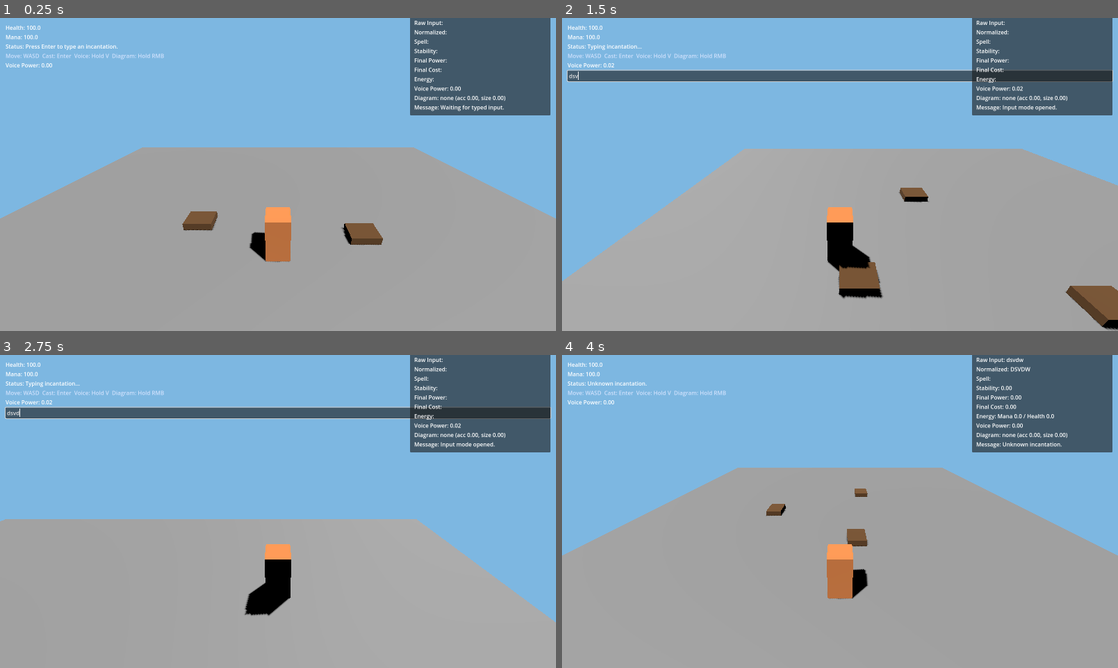
Above: before the commit, frames 1-4 (two rows, left to right).
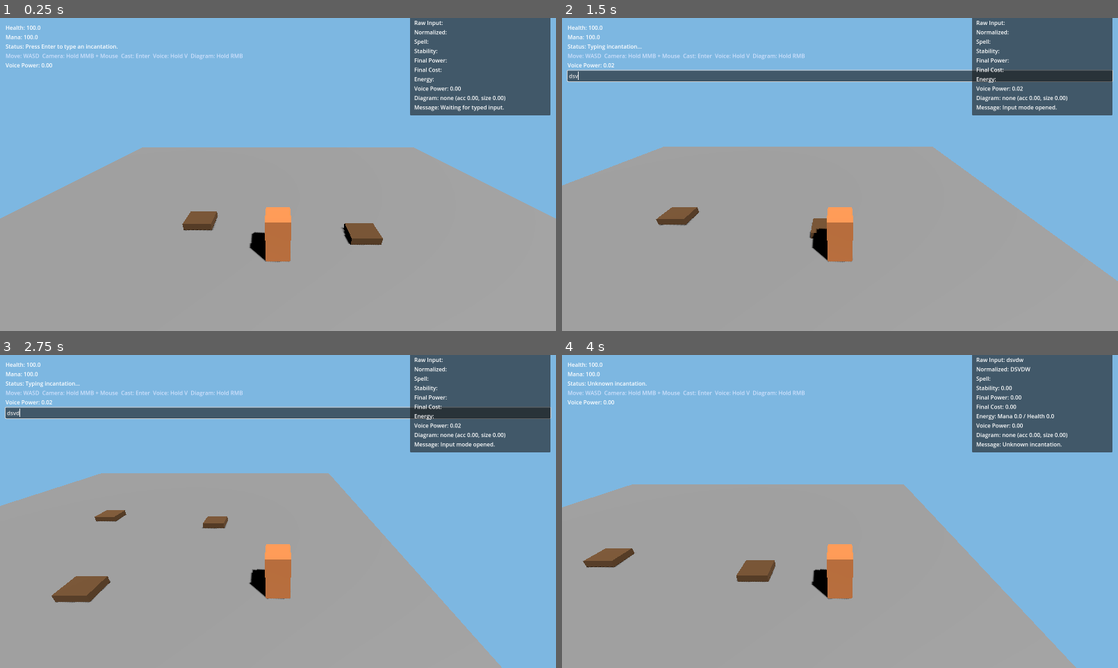
Above: after the commit, the same moments.

Repository: sh4d0w28/the-magic-engine
Game: Godot game, scene res://scenes/Main.tscn
Same seed, same stepped clock (60 frames per second), same inputs: the game is played once before the commit and once after it.
Inputs (mouse positions are in pixels of both pictures, inside the frame that each line leads up to):
- Up to frame 1 (0.25 s): no input
- Up to frame 2 (1.5 s): tap Enter at 0.5 s; move the mouse to (962, 158) at 0.52 s; hold D (move_right) 0.53-1.28 s; hold Middle mouse button (camera_orbit, bound only after the com… 0.53-1.28 s; click (962, 158) at 0.67 s; move the mouse to (728, 190) at 1.27 s; hold S (move_back) from 1.28 s (still down); tap V (voice_charge) at 1.35 s; click (728, 190) at 1.42 s
- Up to frame 3 (2.75 s): tap Middle mouse button (camera_orbit, bound only after the com… at 1.55 s; move the mouse to (333, 442) at 2.02 s; release S (move_back) at 2.03 s; hold D (move_right) from 2.03 s (still down); hold Middle mouse button (camera_orbit, bound only after the com… from 2.03 s (still down); click (333, 442) at 2.17 s
- Up to frame 4 (4 s): move the mouse to (812, 574) at 2.77 s; release D (move_right) at 2.78 s; release Middle mouse button (camera_orbit, bound only after the com… at 2.78 s; hold W (move_forward) 2.78-3.53 s; tap Enter at 2.85 s; click (812, 574) at 2.92 s; tap Middle mouse button (camera_orbit, bound only after the com… at 3.05 s; move the mouse to (1006, 558) at 3.52 s; hold A (move_left) from 3.53 s (still down); hold Middle mouse button (camera_orbit, bound only after the com… from 3.53 s (still down); click (1006, 558) at 3.67 s

The runs differ from the first frame. In frame 1, 0.2% of the frame differs, in the area x 8-44%, y 11-14%; in frame 2, 16%; in frame 3, 17%; in frame 4, 17%, in the area x 0-100%, y 11-100%.

Commit message:
fix: switch to mouse orbit camera controls

Diff:
--- a/project.godot
+++ b/project.godot
@@ -40,6 +40,10 @@
 "deadzone": 0.5,
 "events": [Object(InputEventKey,"resource_local_to_scene":false,"resource_name":"","device":-1,"window_id":0,"alt_press …(193 unchanged characters)…
 }
+camera_orbit={
+"deadzone": 0.5,
+"events": [Object(InputEventMouseButton,"resource_local_to_scene":false,"resource_name":"","device":-1,"window_id":0,"alt_pressed":false,"shift_pressed":false,"ctrl_pressed":false,"meta_pressed":false,"button_mask":4,"position":Vector2(0, 0),"global_position":Vector2(0, 0),"factor":1.0,"button_index":3,"canceled":false,"pressed":false,"double_click":false,"script":null)]
+}
 
 [rendering]
 
--- a/scenes/ui/HUD.tscn
+++ b/scenes/ui/HUD.tscn
@@ -40,7 +40,7 @@
 
 [node name="ControlsLabel" type="Label" parent="MarginContainer/VBoxContainer"]
 layout_mode = 2
-text = "Move: WASD  Cast: Enter  Voice: Hold V  Diagram: Hold RMB"
+text = "Move: WASD  Camera: Hold MMB + Mouse  Cast: Enter  Voice: Hold V  Diagram: Hold RMB"
 
 [node name="VoicePowerLabel" type="Label" parent="MarginContainer/VBoxContainer"]
 layout_mode = 2
--- a/scripts/player/PlayerController.gd
+++ b/scripts/player/PlayerController.gd
@@ -6,27 +6,30 @@
 @export var movement_speed: float = 6.5
 @export var acceleration: float = 18.0
 @export var deceleration: float = 22.0
-@export var turn_speed: float = 9.0
+@export var mouse_sensitivity: float = 0.0045
+@export var max_camera_pitch_degrees: float = 55.0
 
 var _gravity: float = ProjectSettings.get_setting("physics/3d/default_gravity")
 
 @onready var _energy_system: Node = $EnergySystem
+@onready var _camera_pivot: Node3D = $CameraPivot
+
+var _camera_pitch_radians := deg_to_rad(-25.0)
 
 
 func _ready() -> void:
 	add_to_group("player_controller")
 	if _energy_system.has_signal("changed"):
 		_energy_system.changed.connect(_on_energy_changed)
+	_camera_pitch_radians = _camera_pivot.rotation.x
 	_on_energy_changed(get_health(), get_mana())
 
 
 func _physics_process(delta: float) -> void:
 	var input_vector := Input.get_vector("move_left", "move_right", "move_forward", "move_back")
-
-	var move_direction := Vector3(input_vector.x, 0.0, input_vector.y)
+	var move_direction := _get_camera_relative_direction(input_vector)
 	if move_direction != Vector3.ZERO:
 		move_direction = move_direction.normalized()
-		_rotate_toward_direction(move_direction, delta)
 
 	var desired_velocity := move_direction * movement_speed
 	var move_lerp_weight := acceleration if move_direction != Vector3.ZERO else deceleration
@@ -39,6 +42,12 @@
 		velocity.y = 0.0
 
 	move_and_slide()
+
+
+func _unhandled_input(event: InputEvent) -> void:
+	if event is InputEventMouseMotion and Input.is_action_pressed("camera_orbit"):
+		orbit_camera(event.relative)
+		get_viewport().set_input_as_handled()
 
 
 func spend_mana(amount: float) -> float:
@@ -58,7 +67,7 @@
 
 
 func get_forward_direction() -> Vector3:
-	var forward := -global_transform.basis.z
+	var forward: Vector3 = -$CameraPivot/Camera3D.global_transform.basis.z
 	return Vector3(forward.x, 0.0, forward.z).normalized()
 
 
@@ -90,6 +99,22 @@
 	health_mana_changed.emit(health, mana)
 
 
-func _rotate_toward_direction(move_direction: Vector3, delta: float) -> void:
-	var target_yaw := atan2(-move_direction.x, -move_direction.z)
-	rotation.y = rotate_toward(rotation.y, target_yaw, turn_speed * delta)
+func orbit_camera(relative_motion: Vector2) -> void:
+	rotation.y -= relative_motion.x * mouse_sensitivity
+	_camera_pitch_radians = clampf(
+		_camera_pitch_radians - relative_motion.y * mouse_sensitivity,
+		deg_to_rad(-max_camera_pitch_degrees),
+		deg_to_rad(15.0)
+	)
+	_camera_pivot.rotation.x = _camera_pitch_radians
+
+
+func _get_camera_relative_direction(input_vector: Vector2) -> Vector3:
+	var camera_forward: Vector3 = -$CameraPivot/Camera3D.global_transform.basis.z
+	var camera_right: Vector3 = $CameraPivot/Camera3D.global_transform.basis.x
+	camera_forward.y = 0.0
+	camera_right.y = 0.0
+	camera_forward = camera_forward.normalized()
+	camera_right = camera_right.normalized()
+
+	return camera_right * input_vector.x - camera_forward * input_vector.y
